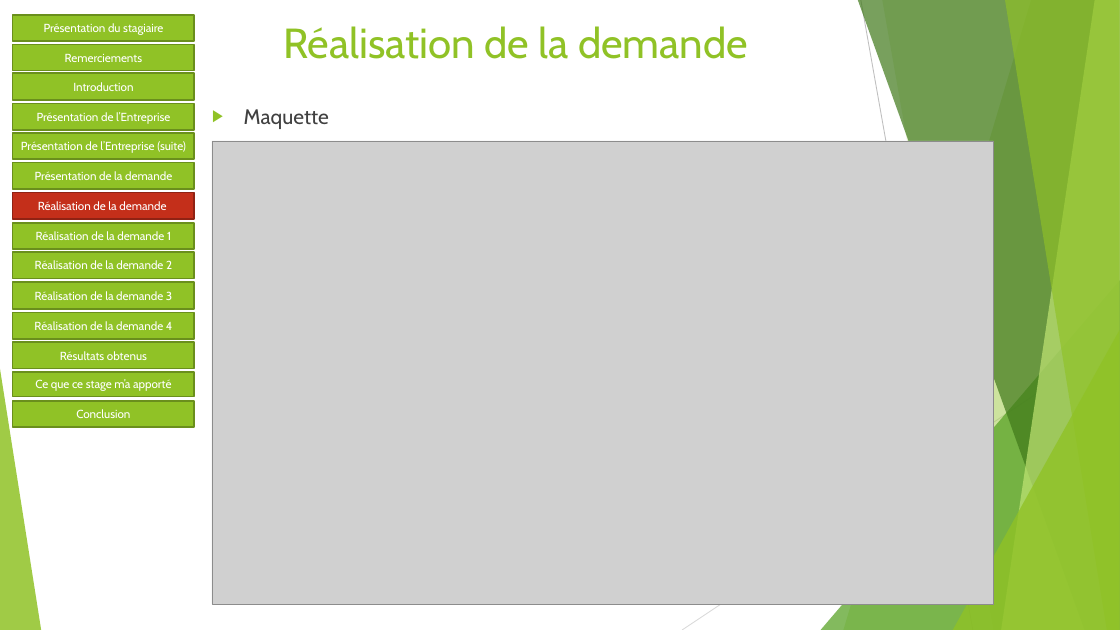
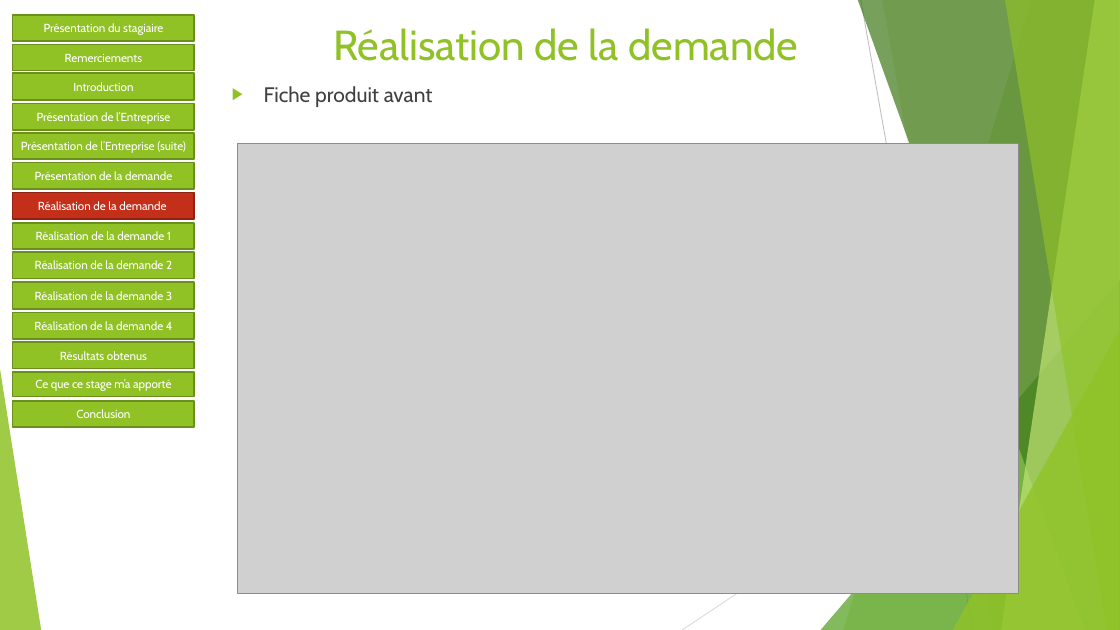
Before and after one commit to Sophie36/LASERSTORE, a slide deck: slide 9 of SOUTENANCE/Soutenance de stage.pptx. Drawn at 1120x630 pixels with LibreOffice and Linux fonts; fonts in the diff are those of the drawing; grey boxes stand for pictures. Boxes give left, top, right and bottom in pixels: in the first picture for what was removed or moved away, otherwise in the second. Text is boxed around its words. In the diff, an @@ line names an element or a change of style, - is before the commit and + after.

```diff
--- a/SOUTENANCE/Soutenance de stage.pptx
+++ b/SOUTENANCE/Soutenance de stage.pptx
@@ title "Réalisation de la demande": place and size @@
-title "Réalisation de la demande" at [283, 26, 748, 59]
+title "Réalisation de la demande" at [333, 28, 798, 61]
@@ text added at [264, 86, 433, 107], 18 pt, text #404040 @@
+▶ Fiche produit avant
@@ text removed at [244, 109, 329, 129] @@
-▶ Maquette
@@ picture: place and size @@
-picture at [212, 141, 993, 605]
+picture at [237, 144, 1018, 593]
```
Also in this commit, not shown: 2 other slides changed.
